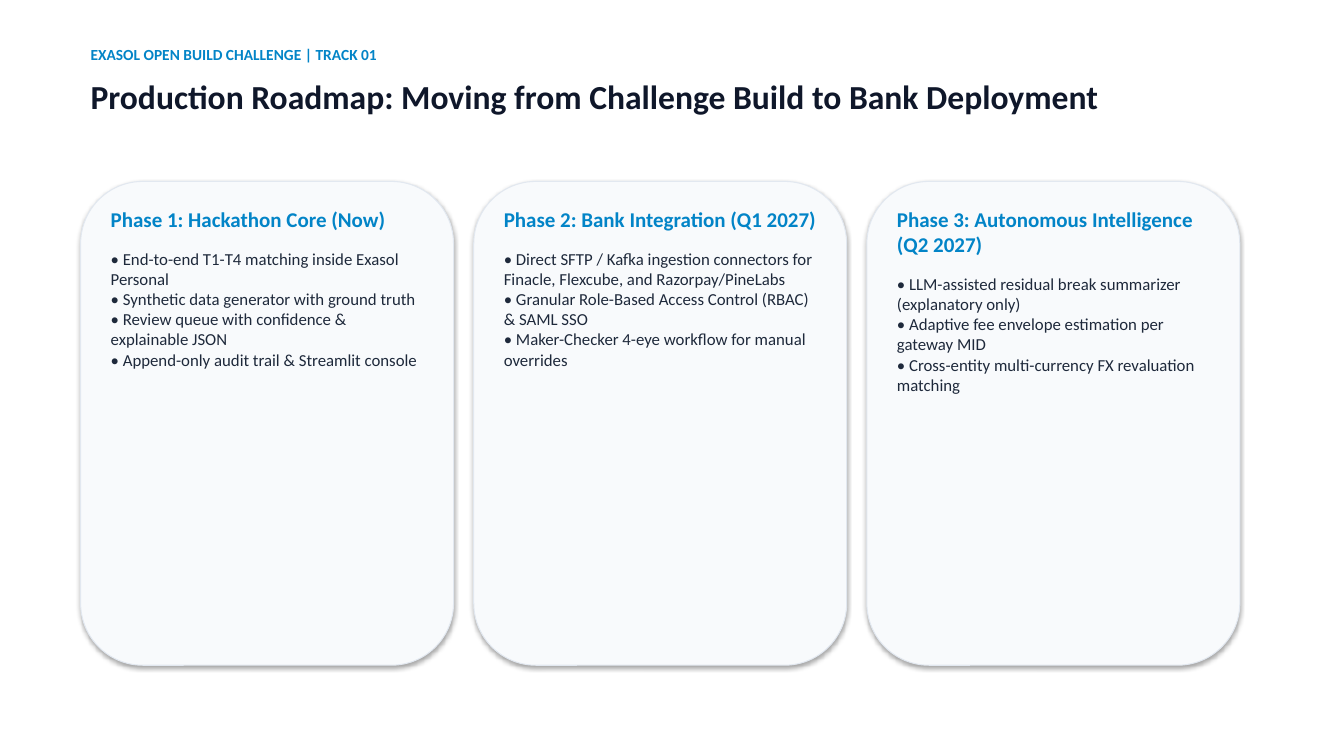
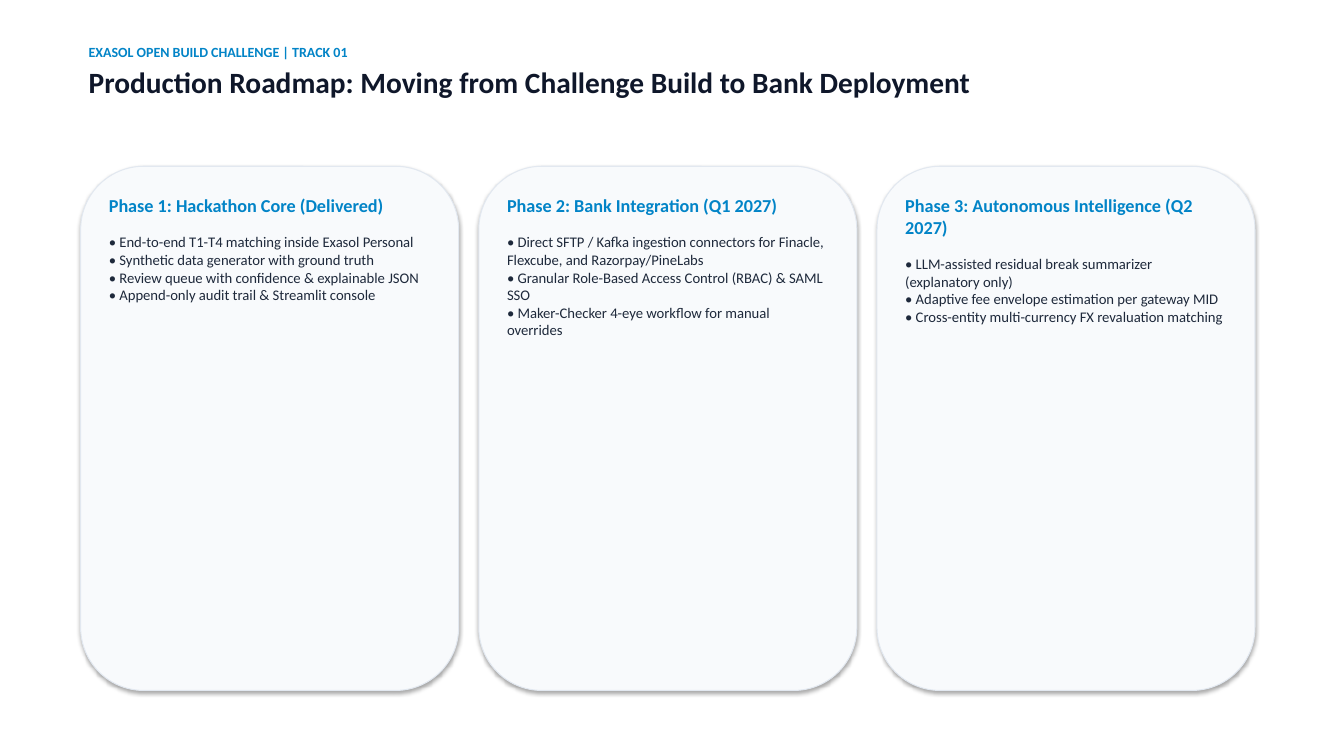
Before and after one commit to SnehaAnand21/exasol-closeloop, a slide deck: slide 9 of docs/CloseLoop_Pitch_Deck.pptx. Drawn at 1344x756 pixels with LibreOffice and Linux fonts; fonts in the diff are those of the drawing. Boxes give left, top, right and bottom in pixels: in the first picture for what was removed or moved away, otherwise in the second. Text is boxed around its words. In the diff, an @@ line names an element or a change of style, - is before the commit and + after.

Commit message:
fix(deck): eliminate text overlaps with adjusted typography and card margins

```diff
--- a/docs/CloseLoop_Pitch_Deck.pptx
+++ b/docs/CloseLoop_Pitch_Deck.pptx
@@ text at <box>89,47,347,57</box>: size 11 to 10 pt in "EXASOL OPEN BUILD CHALLENGE | TRACK 01"; more space between paragraphs @@
@@ text at <box>89,72,970,98</box>: paragraph added @@
+Production Roadmap: Moving from Challenge Build to Bank Deployment
@@ text removed at <box>91,85,1098,115</box> @@
-Production Roadmap: Moving from Challenge Build to Bank Deployment
@@ rounded rectangle: place and size @@
-rounded rectangle at <box>81,181,454,665</box>
+rounded rectangle at <box>81,166,459,691</box>
@@ rounded rectangle: place and size @@
-rounded rectangle at <box>474,181,847,665</box>
+rounded rectangle at <box>479,166,857,691</box>
@@ rounded rectangle: place and size @@
-rounded rectangle at <box>867,181,1240,665</box>
+rounded rectangle at <box>877,166,1255,691</box>
@@ text "Phase 1: Hackathon Core (Delivered)": place and size @@
-text "Phase 1: Hackathon Core (Delivered)" at <box>111,211,417,369</box>
+text "Phase 1: Hackathon Core (Delivered)" at <box>109,198,419,303</box>
@@ text at <box>109,198,384,215</box>: text changed; size 15 to 13 pt @@
-Phase 1: Hackathon Core (Now)
+Phase 1: Hackathon Core (Delivered)
@@ text "Phase 2: Bank Integration (Q1 ...": place and size @@
-text "Phase 2: Bank Integration (Q1 ..." at <box>504,211,816,366</box>
+text "Phase 2: Bank Integration (Q1 ..." at <box>507,198,824,335</box>
@@ text "Phase 2: Bank Integration (Q1 ..." at <box>507,198,824,335</box>: size 15 to 13 pt in "Phase 2: Bank Integration (Q1 2027)"; size 12 to 10.5 pt in "• Direct SFTP / Kafka ingestion connectors ..." @@
@@ text "Phase 3: Autonomous Intelligence (Q2 ...": place and size @@
-text "Phase 3: Autonomous Intelligence (Q2 ..." at <box>897,212,1195,394</box>
+text "Phase 3: Autonomous Intelligence (Q2 ..." at <box>905,198,1222,325</box>
@@ text "Phase 3: Autonomous Intelligence (Q2 ..." at <box>905,198,1222,325</box>: size 15 to 13 pt in "Phase 3: Autonomous Intelligence (Q2 2027)"; size 12 to 10.5 pt in "• LLM-assisted residual break summarizer (explanatory only) ..." @@
@@ text at <box>119,236,419,303</box>: size 12 to 10.5 pt in "• End-to-end T1-T4 matching inside Exasol Personal ..." @@
```
Also in this commit, not shown: 9 other slides changed, 2 other files.
